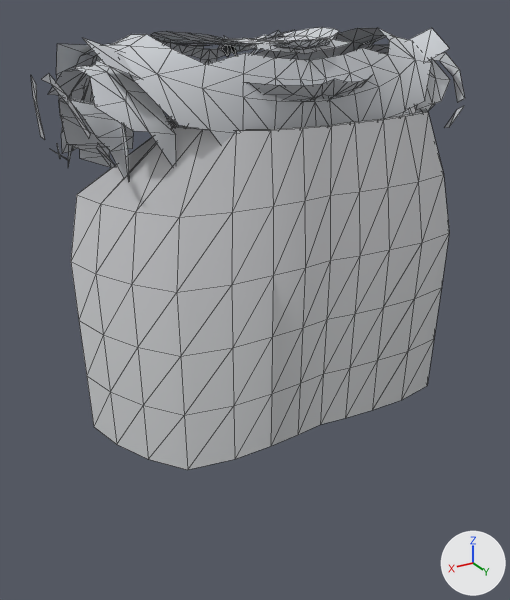
Two versions of the glTF model assets/models/outfits/wear/frost_pelt_ranger_male.gltf, one commit apart.
The view is the same before and after, from a 50 mm lens placed at (0.414, 0.74, 1.604), pointed at (0.028, 0.098, 1.282). Lighting does not change. The marker at lower right points along +X, +Y and +Z. The picture after the commit comes second. Mesh edges are drawn as thin lines. Vertices at exactly the same position are counted once.

Names of what the first picture shows: 'frost_pelt_ranger_male'.
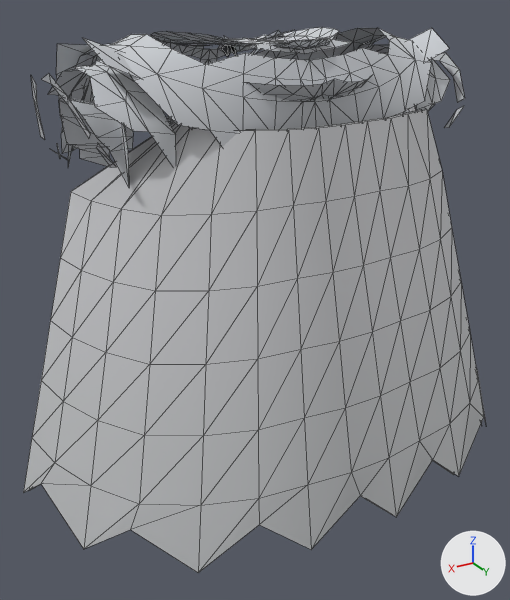
Diff of the bpy script that builds the scene:
```diff
--- a/assets/models/outfits/wear/frost_pelt_ranger_male.gltf.py
+++ b/assets/models/outfits/wear/frost_pelt_ranger_male.gltf.py
@@ me_frost_pelt_ranger_male @@
 # used by ob_frost_pelt_ranger_male; location = (0.0, 0.0, 0.0)
-me_frost_pelt_ranger_male.from_pydata(...)  # 1067 vertices, 1279 faces; spans x -0.237..0.237, y -0.12..0.206, z 1.158..1.571
+me_frost_pelt_ranger_male.from_pydata(...)  # 1111 vertices, 1359 faces; spans x -0.305..0.305, y -0.12..0.3, z 1.092..1.571
+# me_frost_pelt_ranger_male part 1: the loose piece of 90 vertices spanning x -0.227..0.227, y 0.053..0.206, z 1.158..1.491 is rebuilt with 112 vertices and now spans x -0.299..0.299, y 0.046..0.294, z 1.092..1.491
+# me_frost_pelt_ranger_male part 2: the loose piece of 90 vertices spanning x -0.221..0.221, y 0.052..0.201, z 1.158..1.491 is rebuilt with 112 vertices and now spans x -0.305..0.305, y 0.046..0.3, z 1.092..1.491
 me_frost_pelt_ranger_male.materials.append(mat_fur)
```

Pixel boxes [x1, y1, x2, y2] of what changed, in the pictures (510 x 600 px):
'frost_pelt_ranger_male', reshaped (7% wider, 23% taller): before [31, 27, 465, 470]; after [23, 27, 486, 573]
part 1 of me_frost_pelt_ranger_male, rebuilt (mostly hidden afterwards): before [71, 109, 449, 470]; after [29, 106, 454, 490]
part 2 of me_frost_pelt_ranger_male, rebuilt (mostly hidden before): before [173, 106, 423, 130]; after [23, 108, 486, 573]
